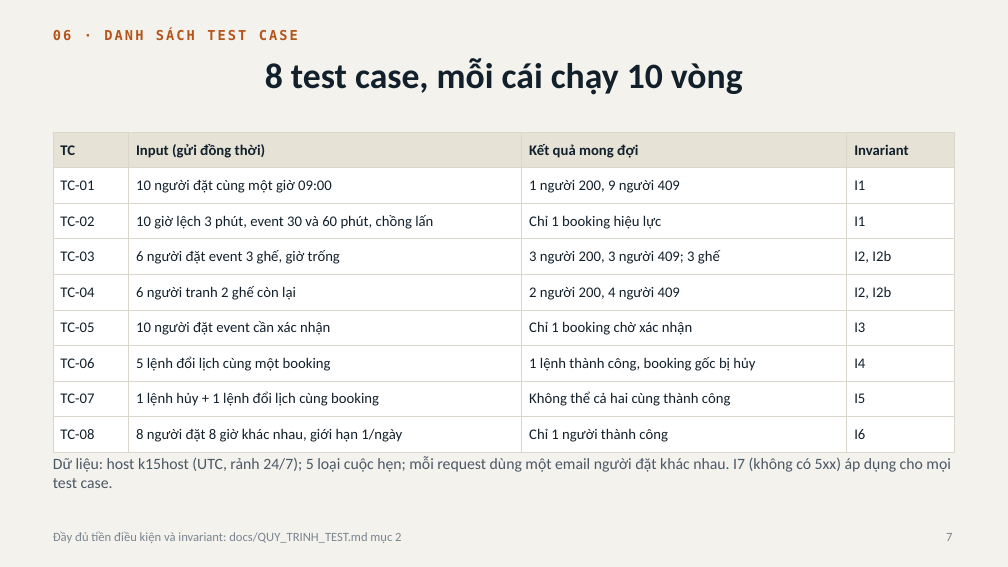
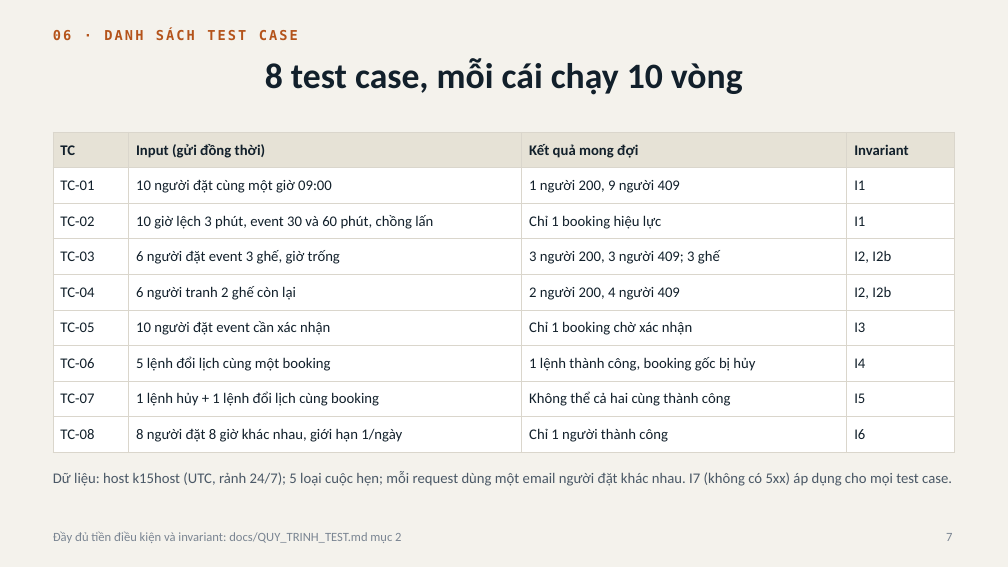
Before and after one commit to 2312741-sudo/kiem_thu_pm, a slide deck: slide 7 of docs/BAO_CAO_GIUA_KY_R05-K15.pptx. Drawn at 1008x567 pixels with LibreOffice and Linux fonts; fonts in the diff are those of the drawing. Boxes give left, top, right and bottom in pixels: in the first picture for what was removed or moved away, otherwise in the second. Text is boxed around its words. In the diff, an @@ line names an element or a change of style, - is before the commit and + after.

```diff
--- a/docs/BAO_CAO_GIUA_KY_R05-K15.pptx
+++ b/docs/BAO_CAO_GIUA_KY_R05-K15.pptx
@@ text "Dữ liệu: host k15host (UTC, ...": place and size @@
-text "Dữ liệu: host k15host (UTC, ..." at (53,456,950,488)
+text "Dữ liệu: host k15host (UTC, ..." at (53,471,952,486)
@@ text "Dữ liệu: host k15host (UTC, ..." at (53,471,952,486): size 15 to 14 pt @@
```
Also in this commit, not shown: 2 other slides changed, 1 slide added, 22 other files.
